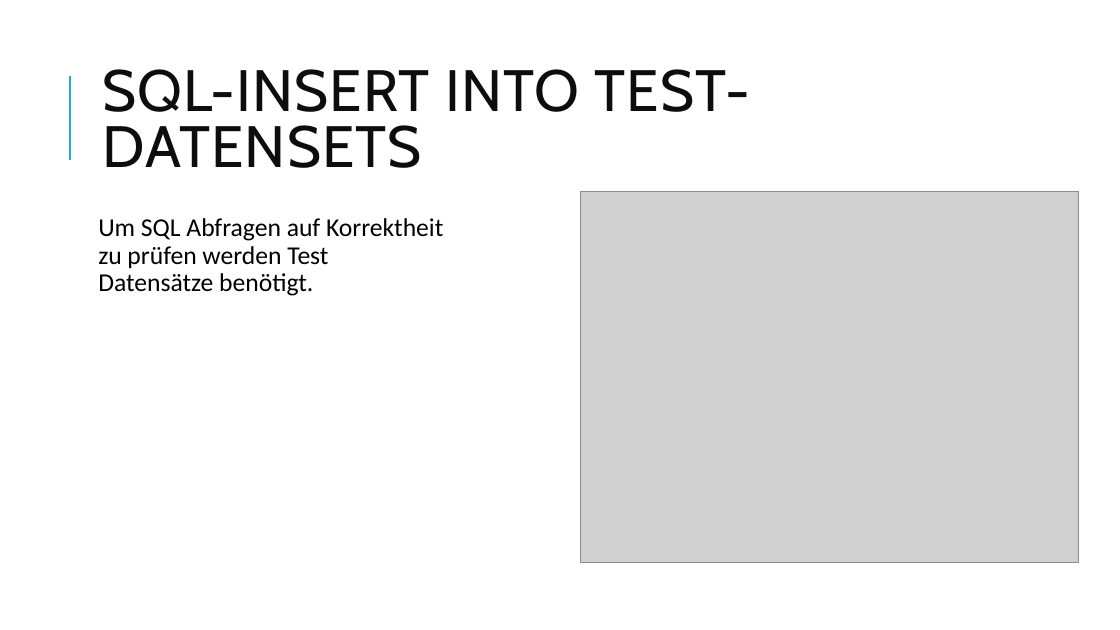
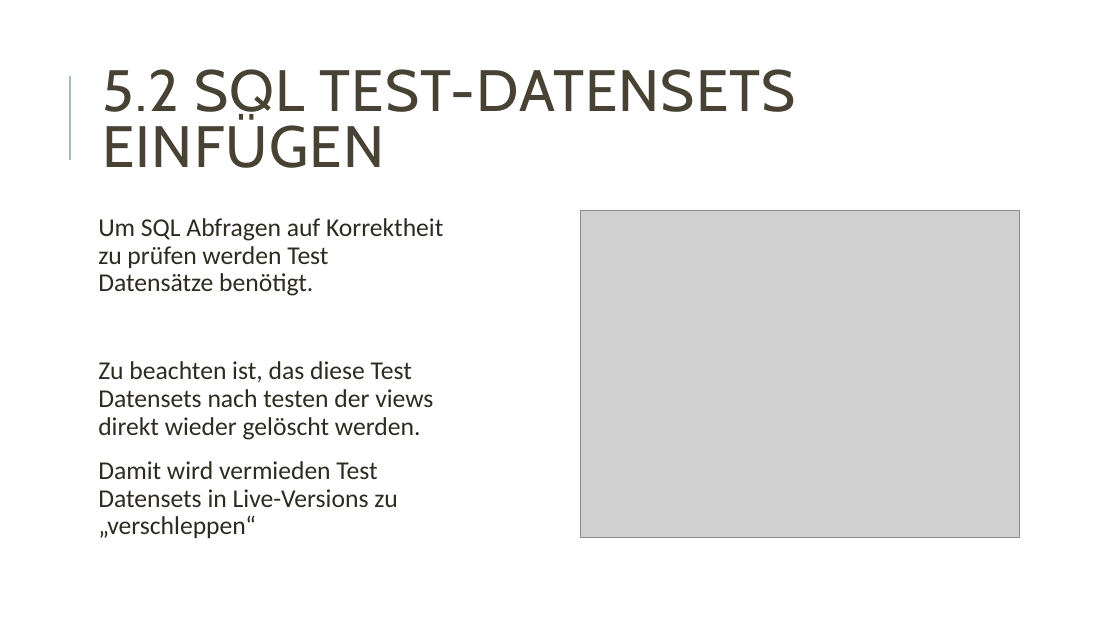
Before and after one commit to vincepr/proj_db_krankenhaus, a slide deck: slide 7 of Datenbank_Krankenhaus.pptx. Drawn at 1120x630 pixels with LibreOffice and Linux fonts; fonts in the diff are those of the drawing; grey boxes stand for pictures. Boxes give left, top, right and bottom in pixels: in the first picture for what was removed or moved away, otherwise in the second. Text is boxed around its words. In the diff, an @@ line names an element or a change of style, - is before the commit and + after.

```diff
--- a/Datenbank_Krankenhaus.pptx
+++ b/Datenbank_Krankenhaus.pptx
@@ line (70, 160) - (70, 76): stroke #1CADE4 1.5 pt to #9CBEBD 1.5 pt @@
@@ title at [102, 69, 796, 168]: text changed; text colour #0D0D0D to #474233 @@
-SQL-INSERT INTO TEST-DATENSETS
+5.2 SQL TEST-DATENSETS EINFÜGEN
@@ text at [98, 218, 443, 296]: text colour #000000 to #2E2B21 in "Um SQL Abfragen auf Korrektheit zu prüfen ..." @@
@@ picture: place and size @@
-picture at [581, 192, 1078, 563]
+picture at [581, 210, 1019, 538]
@@ text at [98, 361, 433, 538]: paragraphs added @@
+Zu beachten ist, das diese Test Datensets nach testen der views direkt wieder gelöscht werden.
+Damit wird vermieden Test Datensets in Live-Versions zu „verschleppen“
```
Also in this commit, not shown: 7 other slides changed, 1 slide added, 1 slide removed.
